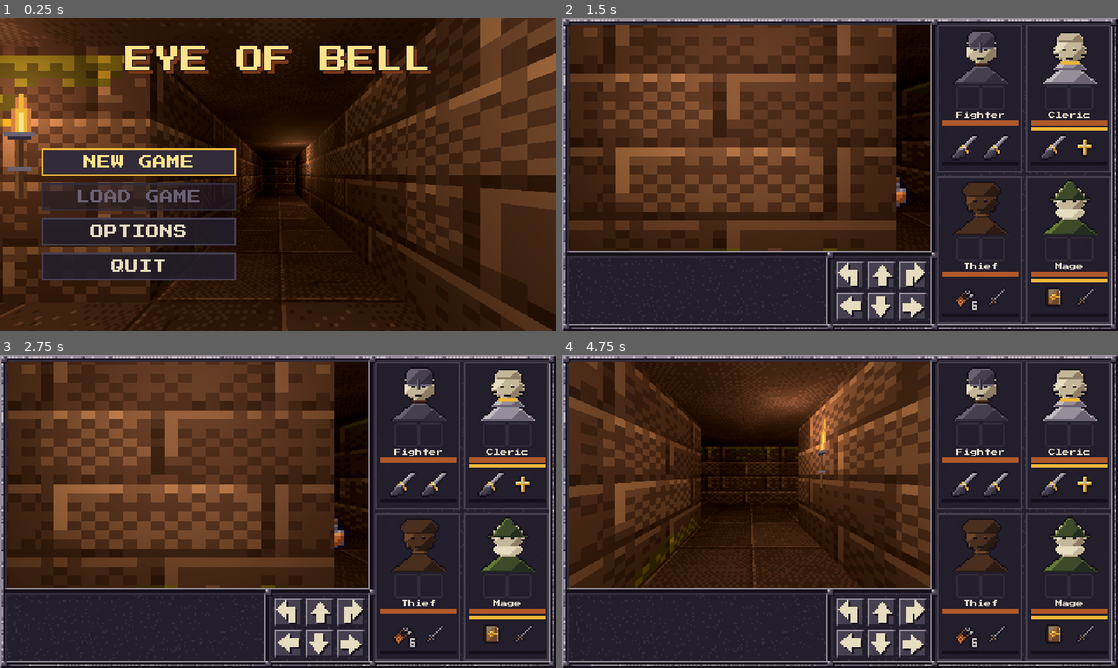
Above: before the commit, frames 1-4 (two rows, left to right).
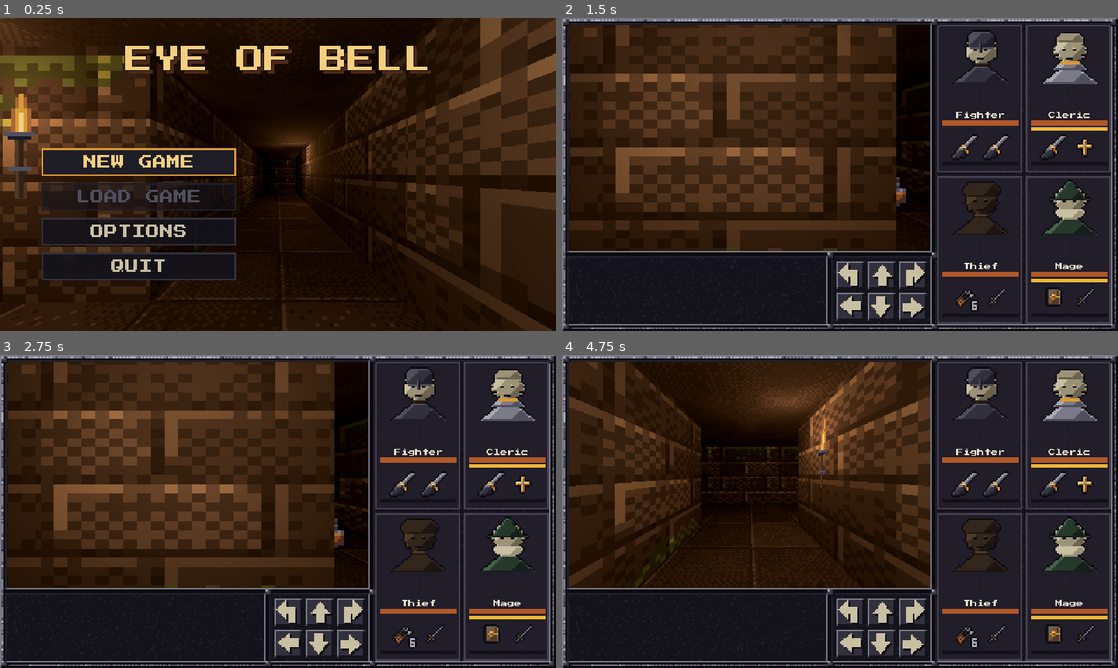
Above: after the commit, the same moments.

Repository: XrNrX/eye-of-bell
Game: Godot game, scene res://scenes/main_menu.tscn
The game is run twice, just before and just after one commit, with the same random seed, the same clock (stepped at 60 frames per second) and the same inputs. Sound files missing from this copy of the repository are replaced by a short silence.
Inputs (mouse positions are in pixels of both pictures, inside the frame that each line leads up to):
- Up to frame 1 (0.25 s): no input
- Up to frame 2 (1.5 s): click "NEW GAME" at 0.5 s; click (851, 274) at 1.27 s
- Up to frame 3 (2.75 s): click (316, 611) at 2.02 s
- Up to frame 4 (4.75 s): click (912, 611) at 2.77 s; click (851, 642) at 3.52 s; click (878, 642) at 4.27 s

The runs differ from the first frame. In frame 1, 7.4% of the frame differs, in the area x 0-100%, y 0-82%; in frame 2, 13%; in frame 3, 15%, in the area x 0-100%, y 0-100%; in frame 4, 8.8%.

Commit message:
Cursed palette (32 colours), rebuilt art, art style guide, first PixelLab skeleton guard idle
palette.json deepened and given curse green, bruised purple and dried blood accents;
procedural art regenerated; UI hex constants updated; docs/art_style.md palette
section and a CLAUDE.md pointer added; skeleton_guard idle frames imported from
PixelLab at 96x128.

Co-Authored-By: Claude Sonnet 5.5 <noreply@anthropic.com>

Diff:
--- a/scripts/hud.gd
+++ b/scripts/hud.gd
@@ -18,10 +18,10 @@
 const FeelConfigScript := preload("res://scripts/combat_feel_config.gd")
 
 const MAX_LINES := 40
-const NEWEST := Color("e6dcc0")    # Palette bone_300.
-const RECENT := Color("c3bcc0")    # Palette stone_100.
-const OLD := Color("968e9a")       # Palette stone_300.
-const STATUS := Color("ffe38a")    # Palette torch_300.
+const NEWEST := Color("c9c0a4")    # Palette bone_300.
+const RECENT := Color("aaa9b4")    # Palette stone_100.
+const OLD := Color("7b7a88")       # Palette stone_300.
+const STATUS := Color("f5cf80")    # Palette torch_300.
 const PADDING := Vector2(8, 6)
 const STATUS_HEIGHT := 12.0
 
--- a/scripts/main_menu.gd
+++ b/scripts/main_menu.gd
@@ -25,17 +25,17 @@
 const FONT := preload("res://art/fonts/PressStart2P-Regular.ttf")
 
 # Palette colours (tools/art/palette.json).
-const INK := Color("14101a")
-const STONE_900 := Color("231e2b")
-const STONE_800 := Color("322c3b")
-const STONE_700 := Color("463f4f")
-const STONE_500 := Color("6a6272")
-const STONE_100 := Color("c3bcc0")
-const RUST_700 := Color("7a3a1c")
-const BONE_300 := Color("e6dcc0")
-const TORCH_700 := Color("c78a1e")
-const TORCH_500 := Color("f0b83a")
-const TORCH_300 := Color("ffe38a")
+const INK := Color("0b0a10")
+const STONE_900 := Color("14131b")
+const STONE_800 := Color("1f1e28")
+const STONE_700 := Color("31303c")
+const STONE_500 := Color("504f5e")
+const STONE_100 := Color("aaa9b4")
+const RUST_700 := Color("4e2a1a")
+const BONE_300 := Color("c9c0a4")
+const TORCH_700 := Color("9a5f1c")
+const TORCH_500 := Color("d99a36")
+const TORCH_300 := Color("f5cf80")
 
 const TITLE_SIZE := 32        # Four native pixels per font pixel: chunky.
 const TEXT_SIZE := 16         # Two (the same pixel size as the 2x dungeon view).
--- a/scripts/minimap.gd
+++ b/scripts/minimap.gd
@@ -10,14 +10,14 @@
 const ROWS := 9
 const ALPHA := 0.72                # Translucency of everything in the map.
 
-const INK := Color("14101a")
-const STONE_700 := Color("463f4f")
-const STONE_300 := Color("968e9a")
-const WOOD_500 := Color("6e4629")
-const RUST_300 := Color("d98343")
-const RUST_500 := Color("b0592a")
-const TORCH_500 := Color("f0b83a")
-const TORCH_300 := Color("ffe38a")
+const INK := Color("0b0a10")
+const STONE_700 := Color("31303c")
+const STONE_300 := Color("7b7a88")
+const WOOD_500 := Color("4f3a28")
+const RUST_300 := Color("a8673a")
+const RUST_500 := Color("7c4426")
+const TORCH_500 := Color("d99a36")
+const TORCH_300 := Color("f5cf80")
 
 var player: Node3D  # Assigned by debug_overlay.gd.
 
--- a/scripts/pause_menu.gd
+++ b/scripts/pause_menu.gd
@@ -10,9 +10,9 @@
 const SaveGame := preload("res://scripts/save_game.gd")
 const MAIN_MENU := "res://scenes/main_menu.tscn"
 
-const INK := Color("14101a")
-const TORCH_500 := Color("f0b83a")
-const STONE_300 := Color("968e9a")
+const INK := Color("0b0a10")
+const TORCH_500 := Color("d99a36")
+const STONE_300 := Color("7b7a88")
 const BUTTON_WIDTH := 224.0
 
 var dim: ColorRect
--- a/scripts/spell_effects.gd
+++ b/scripts/spell_effects.gd
@@ -13,9 +13,9 @@
 const DungeonMap := preload("res://scripts/dungeon_map.gd")
 const Settings := preload("res://scripts/settings.gd")
 
-const PALETTE_CORE := Color("e6dcc0")   # bone_300
-const PALETTE_MID := Color("c3bcc0")    # stone_100
-const PALETTE_EDGE := Color("968e9a")   # stone_300
+const PALETTE_CORE := Color("c9c0a4")   # bone_300
+const PALETTE_MID := Color("aaa9b4")    # stone_100
+const PALETTE_EDGE := Color("7b7a88")   # stone_300
 
 var orb: ImageTexture
 var live := 0  # Effects playing right now (tests read this).
--- a/scripts/wall_debris.gd
+++ b/scripts/wall_debris.gd
@@ -17,7 +17,7 @@
 const SETTLE_HOLD := 0.5      # Everything must stay settled this long.
 const MAX_SECONDS := 4.0      # Remove the cubes after this long however they are moving.
 const SHRINK_SECONDS := 0.3   # They shrink away rather than popping out.
-const DUST_COLOUR := Color("968e9a")  # stone_300
+const DUST_COLOUR := Color("7b7a88")  # stone_300
 
 var cubes: Array[RigidBody3D] = []
 var age := 0.0
--- /dev/null
+++ b/tools/art/imported.json
@@ -0,0 +1,16 @@
+{
+  "files": {
+    "monsters/skeleton_guard/idle_0.png": {
+      "imported": "2026-11-05 17:35:20",
+      "source": "idle_0.png"
+    },
+    "monsters/skeleton_guard/idle_1.png": {
+      "imported": "2026-11-05 17:35:20",
+      "source": "idle_0.png"
+    },
+    "monsters/skeleton_guard/skeleton_guard_sheet.png": {
+      "imported": "2026-11-05 17:35:20",
+      "source": "idle_0.png"
+    }
+  }
+}
--- a/tools/art/palette.json
+++ b/tools/art/palette.json
@@ -1,42 +1,48 @@
 {
-  "name": "Dark Stone Dungeon 24",
+  "name": "Cursed Dungeon 32",
   "colors": [
-    {"name": "ink",        "hex": "#14101a", "group": "grey"},
-    {"name": "stone_900",  "hex": "#231e2b", "group": "grey"},
-    {"name": "stone_800",  "hex": "#322c3b", "group": "grey"},
-    {"name": "stone_700",  "hex": "#463f4f", "group": "grey"},
-    {"name": "stone_500",  "hex": "#6a6272", "group": "grey"},
-    {"name": "stone_300",  "hex": "#968e9a", "group": "grey"},
-    {"name": "stone_100",  "hex": "#c3bcc0", "group": "grey"},
-
-    {"name": "soil_900",   "hex": "#2a1a14", "group": "brown"},
-    {"name": "wood_700",   "hex": "#4a2e1e", "group": "brown"},
-    {"name": "wood_500",   "hex": "#6e4629", "group": "brown"},
-    {"name": "leather_400","hex": "#94643a", "group": "brown"},
-
-    {"name": "rust_700",   "hex": "#7a3a1c", "group": "rust"},
-    {"name": "rust_500",   "hex": "#b0592a", "group": "rust"},
-    {"name": "rust_300",   "hex": "#d98343", "group": "rust"},
-
-    {"name": "moss_900",   "hex": "#232c1e", "group": "green"},
-    {"name": "moss_700",   "hex": "#3c4a2a", "group": "green"},
-    {"name": "moss_500",   "hex": "#667a35", "group": "green"},
-    {"name": "slime_300",  "hex": "#a3b04a", "group": "green"},
-
-    {"name": "bone_700",   "hex": "#8d7d62", "group": "bone"},
-    {"name": "bone_500",   "hex": "#c4b698", "group": "bone"},
-    {"name": "bone_300",   "hex": "#e6dcc0", "group": "bone"},
-
-    {"name": "torch_700",  "hex": "#c78a1e", "group": "torch"},
-    {"name": "torch_500",  "hex": "#f0b83a", "group": "torch"},
-    {"name": "torch_300",  "hex": "#ffe38a", "group": "torch"}
+    {"name": "ink",        "hex": "#0b0a10", "group": "grey"},
+    {"name": "stone_900",  "hex": "#14131b", "group": "grey"},
+    {"name": "stone_800",  "hex": "#1f1e28", "group": "grey"},
+    {"name": "stone_700",  "hex": "#31303c", "group": "grey"},
+    {"name": "stone_500",  "hex": "#504f5e", "group": "grey"},
+    {"name": "stone_300",  "hex": "#7b7a88", "group": "grey"},
+    {"name": "stone_100",  "hex": "#aaa9b4", "group": "grey"},
+    {"name": "soil_900",   "hex": "#1c1511", "group": "brown"},
+    {"name": "wood_700",   "hex": "#33261c", "group": "brown"},
+    {"name": "wood_500",   "hex": "#4f3a28", "group": "brown"},
+    {"name": "leather_400", "hex": "#74553a", "group": "brown"},
+    {"name": "rust_700",   "hex": "#4e2a1a", "group": "rust"},
+    {"name": "rust_500",   "hex": "#7c4426", "group": "rust"},
+    {"name": "rust_300",   "hex": "#a8673a", "group": "rust"},
+    {"name": "moss_900",   "hex": "#161e1a", "group": "green"},
+    {"name": "moss_700",   "hex": "#26382c", "group": "green"},
+    {"name": "moss_500",   "hex": "#44624a", "group": "green"},
+    {"name": "slime_300",  "hex": "#86a672", "group": "green"},
+    {"name": "bone_700",   "hex": "#6b6250", "group": "bone"},
+    {"name": "bone_500",   "hex": "#9c9278", "group": "bone"},
+    {"name": "bone_300",   "hex": "#c9c0a4", "group": "bone"},
+    {"name": "torch_700",  "hex": "#9a5f1c", "group": "torch"},
+    {"name": "torch_500",  "hex": "#d99a36", "group": "torch"},
+    {"name": "torch_300",  "hex": "#f5cf80", "group": "torch"},
+    {"name": "curse_700",  "hex": "#3a6b4c", "group": "curse"},
+    {"name": "curse_500",  "hex": "#7fb88a", "group": "curse"},
+    {"name": "curse_300",  "hex": "#cdeec0", "group": "curse"},
+    {"name": "bruise_900", "hex": "#1e1428", "group": "purple"},
+    {"name": "bruise_700", "hex": "#3b2850", "group": "purple"},
+    {"name": "bruise_500", "hex": "#6a4a86", "group": "purple"},
+    {"name": "blood_700",  "hex": "#4a1418", "group": "blood"},
+    {"name": "blood_500",  "hex": "#7a2224", "group": "blood"}
   ],
   "ramps": {
     "stone": ["stone_900", "stone_800", "stone_700", "stone_500", "stone_300", "stone_100"],
-    "wood":  ["soil_900", "wood_700", "wood_500", "leather_400"],
-    "rust":  ["rust_700", "rust_500", "rust_300"],
-    "moss":  ["moss_900", "moss_700", "moss_500", "slime_300"],
-    "bone":  ["bone_700", "bone_500", "bone_300"],
-    "torch": ["torch_700", "torch_500", "torch_300"]
+    "wood": ["soil_900", "wood_700", "wood_500", "leather_400"],
+    "rust": ["rust_700", "rust_500", "rust_300"],
+    "moss": ["moss_900", "moss_700", "moss_500", "slime_300"],
+    "bone": ["bone_700", "bone_500", "bone_300"],
+    "torch": ["torch_700", "torch_500", "torch_300"],
+    "curse": ["curse_700", "curse_500", "curse_300"],
+    "bruise": ["bruise_900", "bruise_700", "bruise_500"],
+    "blood": ["blood_700", "blood_500"]
   }
 }
Binary file changed: art/items/dagger.png
Binary file changed: art/items/dagger_floor.png
Binary file changed: art/items/dagger_hud.png
Binary file changed: art/items/darts.png
Binary file changed: art/items/darts_floor.png
Binary file changed: art/items/darts_hud.png
Binary file changed: art/items/healing_potion.png
Binary file changed: art/items/healing_potion_floor.png
Binary file changed: art/items/healing_potion_hud.png
Binary file changed: art/items/holy_symbol.png
Binary file changed: art/items/holy_symbol_floor.png
Binary file changed: art/items/holy_symbol_hud.png
(and 99 more such lines)
